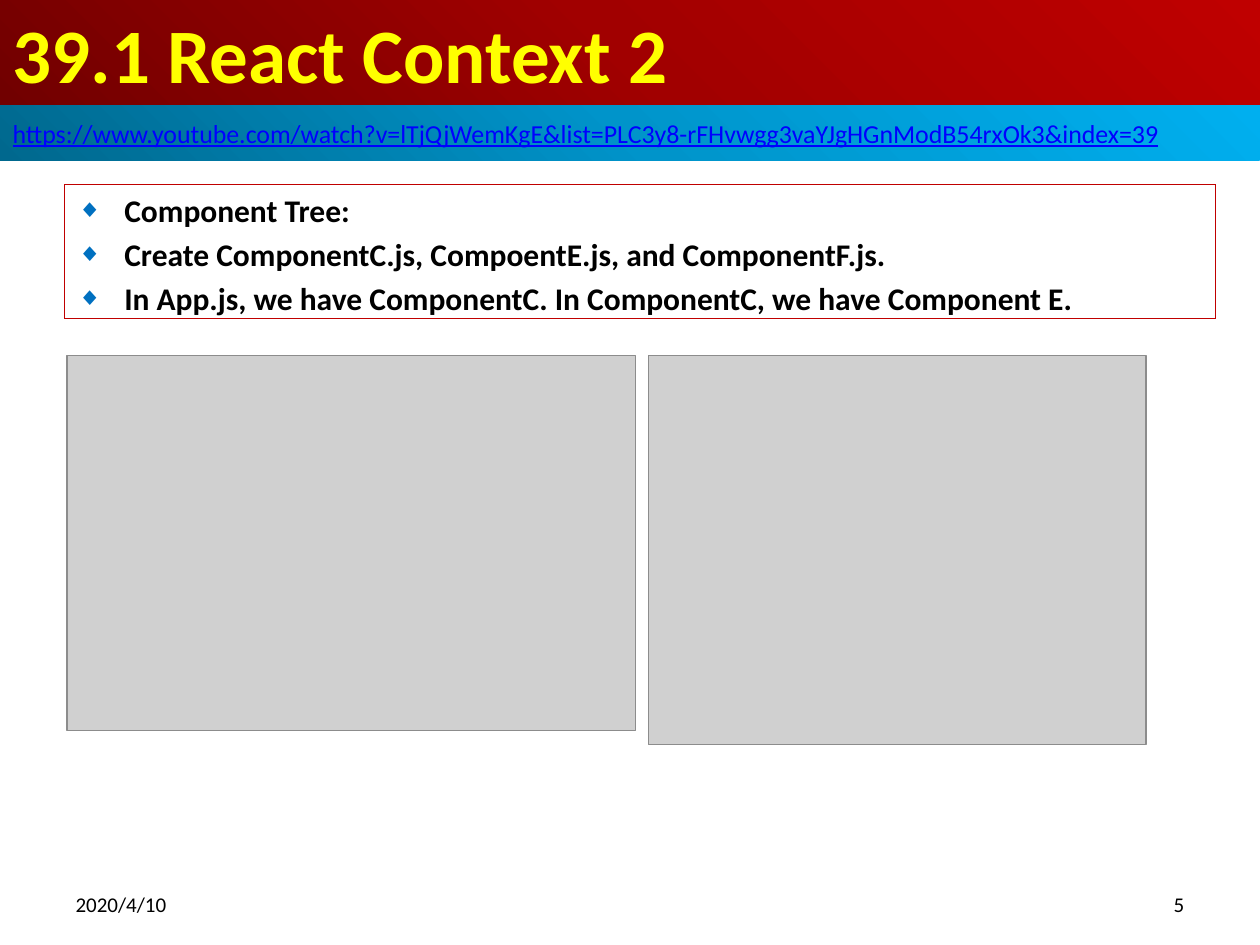
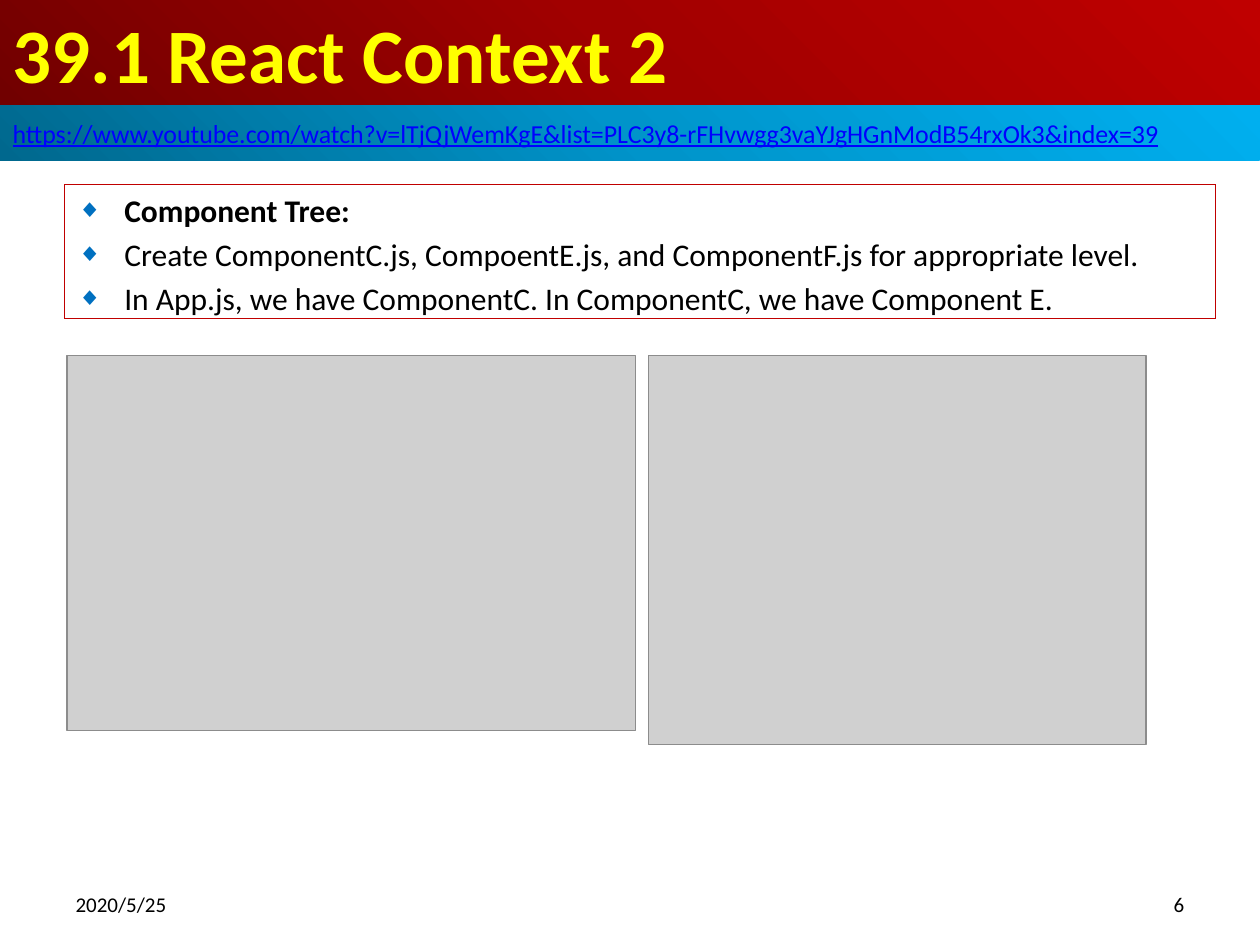
Before and after one commit to peterhchen/800-React-Hook, a slide deck: slide 6 of 39_Context2.pptx (slide 5 before the commit). Drawn at 1260x945 pixels with LibreOffice and Linux fonts; fonts in the diff are those of the drawing; grey boxes stand for pictures. Boxes give left, top, right and bottom in pixels: in the first picture for what was removed or moved away, otherwise in the second. Text is boxed around its words. In the diff, an @@ line names an element or a change of style, - is before the commit and + after.

Commit message:
Context
1. Create Context
2. Add User data at the Provider component
3. Get User data at the Consumer component.

```diff
--- a/39_Context2.pptx
+++ b/39_Context2.pptx
@@ subtitle at (124,244,1138,272): text changed; bold off @@
-◆ Create ComponentC.js, CompoentE.js, and ComponentF.js.
+◆ Create ComponentC.js, CompoentE.js, and ComponentF.js for appropriate level.
@@ subtitle at (124,288,1052,316): bold off in "In App.js, we have ComponentC. In ComponentC, ..." @@
@@ text at (76,897,167,913): text changed @@
-2020/4/10
+2020/5/25
@@ page number at (1174,897,1185,912): text changed @@
-5
+6
```
Also in this commit, not shown: 14 other slides changed, 7 slides added.
